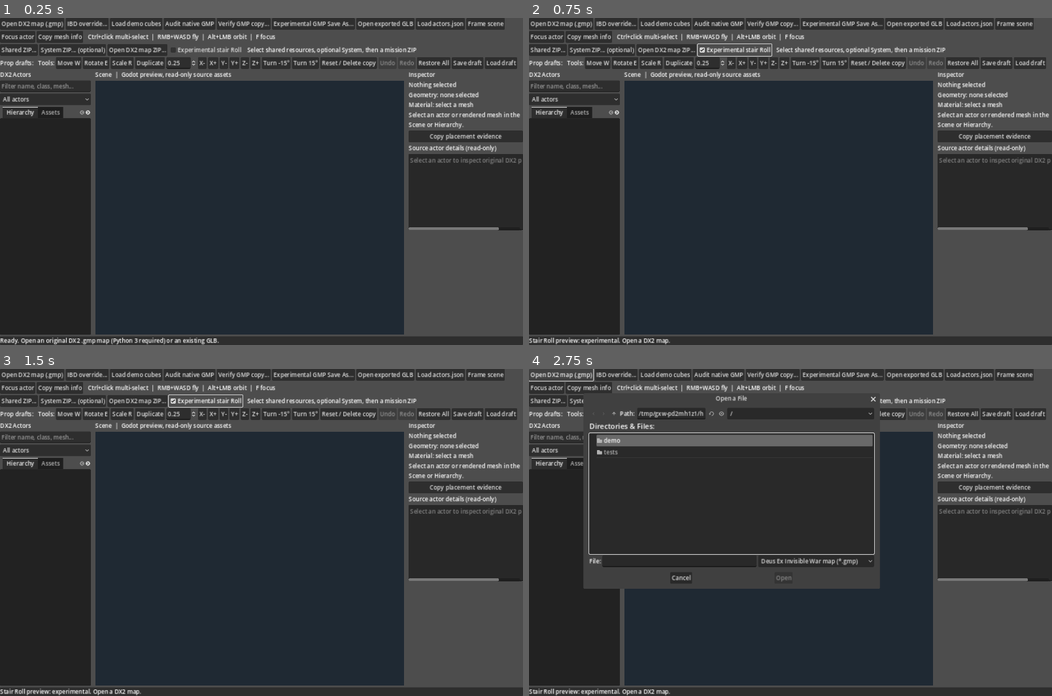
Above: before the commit, frames 1-4 (two rows, left to right).
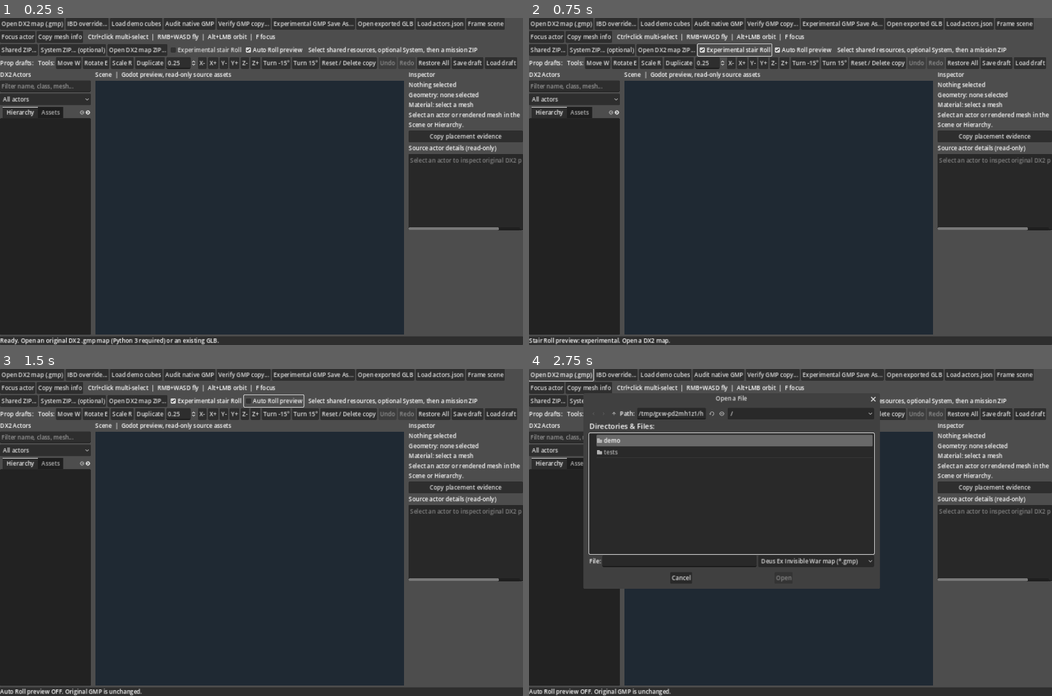
Above: after the commit, the same moments.

Repository: JakX2/Deus-Ex-2-SDK
Game: Godot game, scene res://main.tscn
Two runs of this game, one before a commit and one after it. Both use one fixed random seed, a clock stepped at 60 frames per second and the inputs below.
Inputs (mouse positions are in pixels of both pictures, inside the frame that each line leads up to):
- Up to frame 1 (0.25 s): no input
- Up to frame 2 (0.75 s): click "Experimental stair Roll" at 0.5 s
- Up to frame 3 (1.5 s): click (271, 401) at 1.25 s, where only the run after the commit has a clickable "Auto Roll preview"
- Up to frame 4 (2.75 s): click "Open DX2 map (.gmp)" at 2 s

The runs differ from the first frame. In frame 1, 0.4% of the frame differs, in the area x 47-92%, y 8-11%; in frame 2, 0.4%; in frame 3, 0.8%, in the area x 0-92%, y 7-100%; in frame 4, 0.5%.

Commit message:
Add default-on, reversible Auto Roll preview checkbox with isolated import cache and actor count

Diff:
--- a/native_editor/godot_editor/main.gd
+++ b/native_editor/godot_editor/main.gd
@@ -69,6 +69,7 @@
 var chosen_system_zip: String = ""
 var chosen_system_path: String = ""
 var preview_club_stairs := false
+var preview_auto_roll := true # GLB visualization hypothesis; never retail GMP
 var last_gmp_path: String = ""
 var prop_edit_step: SpinBox
 var original_mesh_transforms: Dictionary = {}
@@ -244,6 +245,12 @@
     stairs_toggle.button_pressed = false
     stairs_toggle.toggled.connect(_set_stair_preview)
     zip_bar.add_child(stairs_toggle)
+    var auto_roll_toggle := CheckBox.new()
+    auto_roll_toggle.text = "Auto Roll preview"
+    auto_roll_toggle.tooltip_text = "Experimental: invert source roll where it really changes the basis. Applies across maps, not a proven misalignment detector. Reimports to a separate cache. Original GMP untouched."
+    auto_roll_toggle.button_pressed = preview_auto_roll
+    auto_roll_toggle.toggled.connect(_set_auto_roll_preview)
+    zip_bar.add_child(auto_roll_toggle)
     var zip_hint := Label.new()
     zip_hint.text = "  Select shared resources, optional System, then a mission ZIP"
     zip_bar.add_child(zip_hint)
@@ -721,6 +728,20 @@
     chosen_system_path = ""
     open_gmp(path)
 
+func _set_auto_roll_preview(enabled: bool) -> void:
+    if preview_auto_roll == enabled:
+        return
+    preview_auto_roll = enabled
+    if build_thread != null:
+        status_label.text = "Auto Roll preference changed. Reopen the map after import completes."
+    elif last_gmp_path != "" and FileAccess.file_exists(last_gmp_path):
+        # Each mode has an isolated cache; saved drafts in either cache
+        # remain available on switching back.
+        open_gmp(last_gmp_path)
+    else:
+        status_label.text = "Auto Roll preview " + ("ON" if enabled else "OFF") + ". Original GMP is unchanged."
+
+
 func _set_stair_preview(enabled: bool) -> void:
     preview_club_stairs = enabled
     if build_thread != null:
@@ -814,12 +835,12 @@
     var cache_root := OS.get_user_data_dir().path_join("map_cache")
     status_label.text = "Processing " + path.get_file() + " ... First load creates a cached 3D scene and actor metadata."
     build_thread = Thread.new()
-    var result := build_thread.start(_run_backend.bind(backend, path, cache_root, chosen_ibd, chosen_system_path, preview_club_stairs))
+    var result := build_thread.start(_run_backend.bind(backend, path, cache_root, chosen_ibd, chosen_system_path, preview_club_stairs, preview_auto_roll))
     if result != OK:
         build_thread = null
         status_label.text = "Could not start map worker: " + error_string(result)
 
-func _run_backend(script: String, gmp_path: String, cache_root: String, ibd_path: String, system_path: String, stair_preview: bool) -> void:
+func _run_backend(script: String, gmp_path: String, cache_root: String, ibd_path: String, system_path: String, stair_preview: bool, auto_roll: bool) -> void:
     var args := PackedStringArray([script, "--map", gmp_path, "--output-root", cache_root])
     if ibd_path != "":
         args.append_array(PackedStringArray(["--bundle", ibd_path]))
@@ -827,6 +848,8 @@
         args.append_array(PackedStringArray(["--system", system_path]))
     if stair_preview:
         args.append("--preview-club-stairs")
+    if auto_roll:
+        args.append("--preview-auto-roll")
     var output: Array = []
     var code := OS.execute("python", args, output, true)
     if code == -1:
@@ -859,7 +882,10 @@
         if scene_root == null:
             return # Keep the descriptive GLB error instead of reporting success.
         # load_glb automatically loads the adjacent actors.json.
-        status_label.text = "%s: %d actors, %d meshes (%s). Read-only." % [str(parsed.get("map", "DX2 map")), int(parsed.get("actors", 0)), mesh_count, "cached" if parsed.get("cached", false) else "new export"]
+        var roll_info := ""
+        if bool(parsed.get("auto_roll", false)):
+            roll_info = " | Auto Roll preview: " + str(int(parsed.get("auto_roll_count", 0))) + " rotated actors (unverified)"
+        status_label.text = "%s: %d actors, %d meshes (%s)%s. Read-only." % [str(parsed.get("map", "DX2 map")), int(parsed.get("actors", 0)), mesh_count, "cached" if parsed.get("cached", false) else "new export", roll_info]
         return
     if typeof(parsed) == TYPE_DICTIONARY and parsed.has("message"):
         message = str(parsed.get("message", ""))
